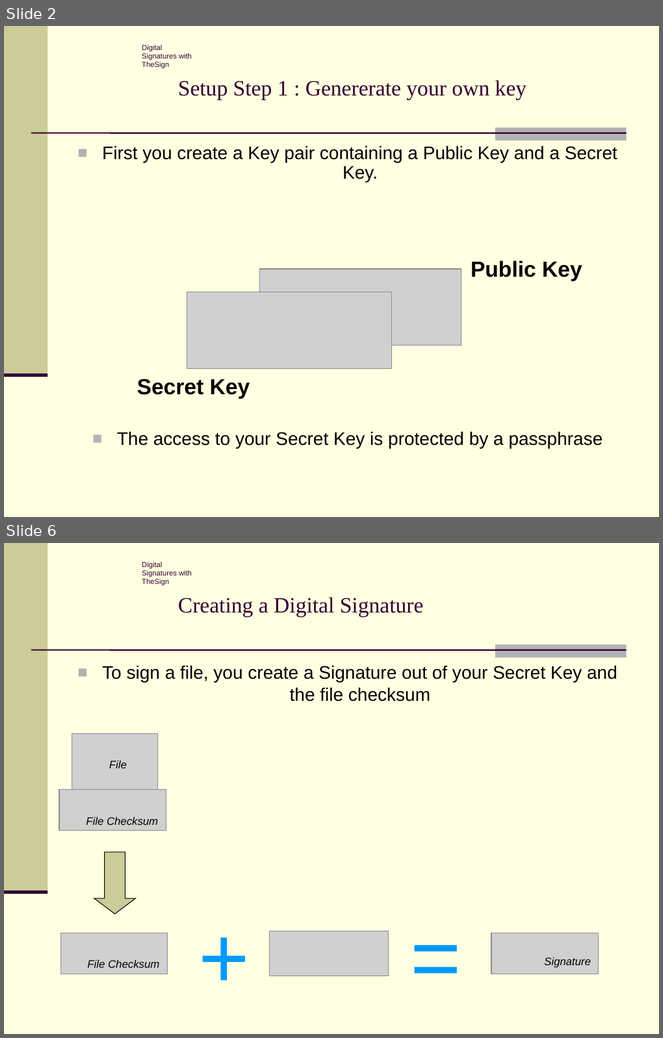
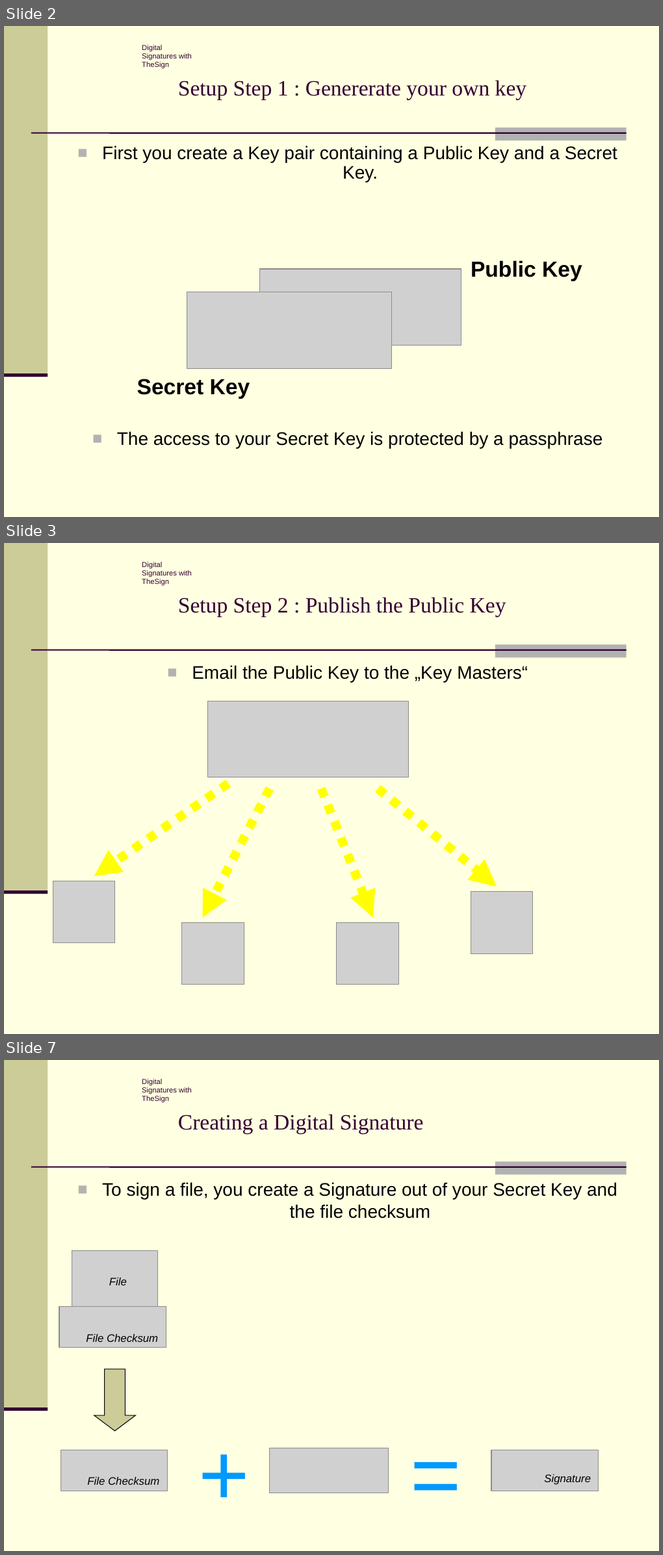
Before and after one commit to stko/thesign, a slide deck: TheSign_Intro.ppt. Shown one above the other, each under a label of ours: slides 2 and 6 before the commit, slides 2, 3 and 7 after it; the slides between them are not shown. The pictures are 663x1038 and 663x1555 pixels, drawn with LibreOffice and Linux fonts; fonts in the diff are those of the drawing; grey boxes stand for pictures; background and template pictures are left out. Boxes give left, top, right and bottom in pixels: in the first picture for what was removed or moved away, otherwise in the second. Text is boxed around its words. In the diff, an @@ line names an element or a change of style, - is before the commit and + after.

```diff
--- a/TheSign_Intro.ppt
+++ b/TheSign_Intro.ppt
@@ slide 3 added at box(4, 543, 659, 1034), background #FFFFE1; not listed: 5 template elements that a slide beside it also shows @@
@@ title added at box(178, 597, 506, 616), 24 pt, text #330033 @@
+Setup Step 2 : Publish the Public Key
@@ text added at box(192, 665, 528, 682), 20 pt, text #000000 @@
+■ Email the Public Key to the „Key Masters“
@@ picture added at box(207, 701, 409, 777) @@
@@ arrow added from (228, 783) to (94, 876), #FFFF00 9.75 pt dashed @@
@@ arrow added from (270, 789) to (202, 918), #FFFF00 9.75 pt dashed @@
@@ arrow added from (321, 789) to (373, 918), #FFFF00 9.75 pt dashed @@
@@ arrow added from (378, 789) to (497, 887), #FFFF00 9.75 pt dashed @@
@@ picture added at box(53, 882, 114, 943) @@
@@ picture added at box(471, 892, 532, 954) @@
@@ picture added at box(182, 923, 244, 984) @@
@@ picture added at box(337, 923, 399, 984) @@
@@ what was slide 6 is now slide 7 @@
```
Also in this commit, not shown: 4 slides changed, 1 other slide added, 5 other files.
